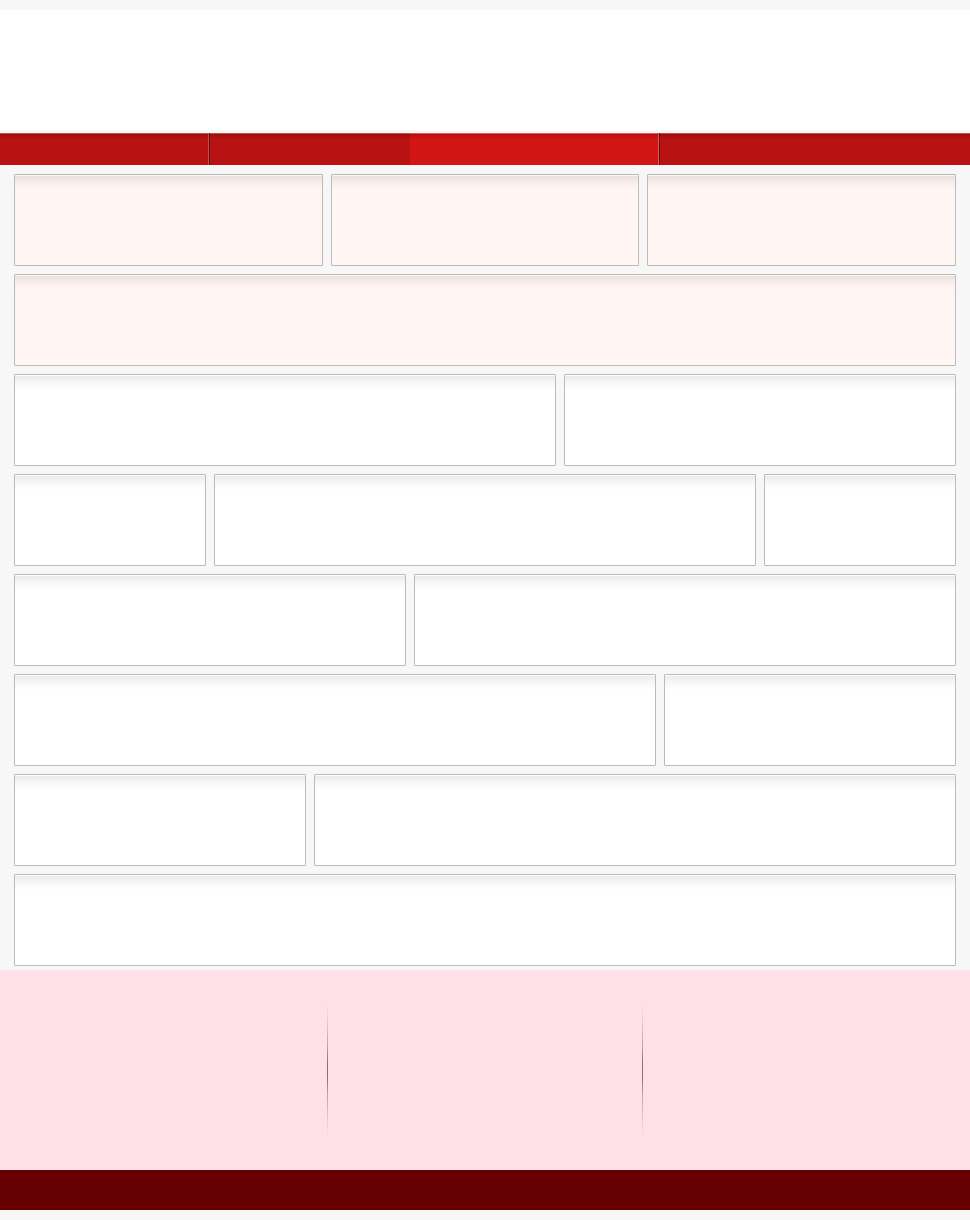
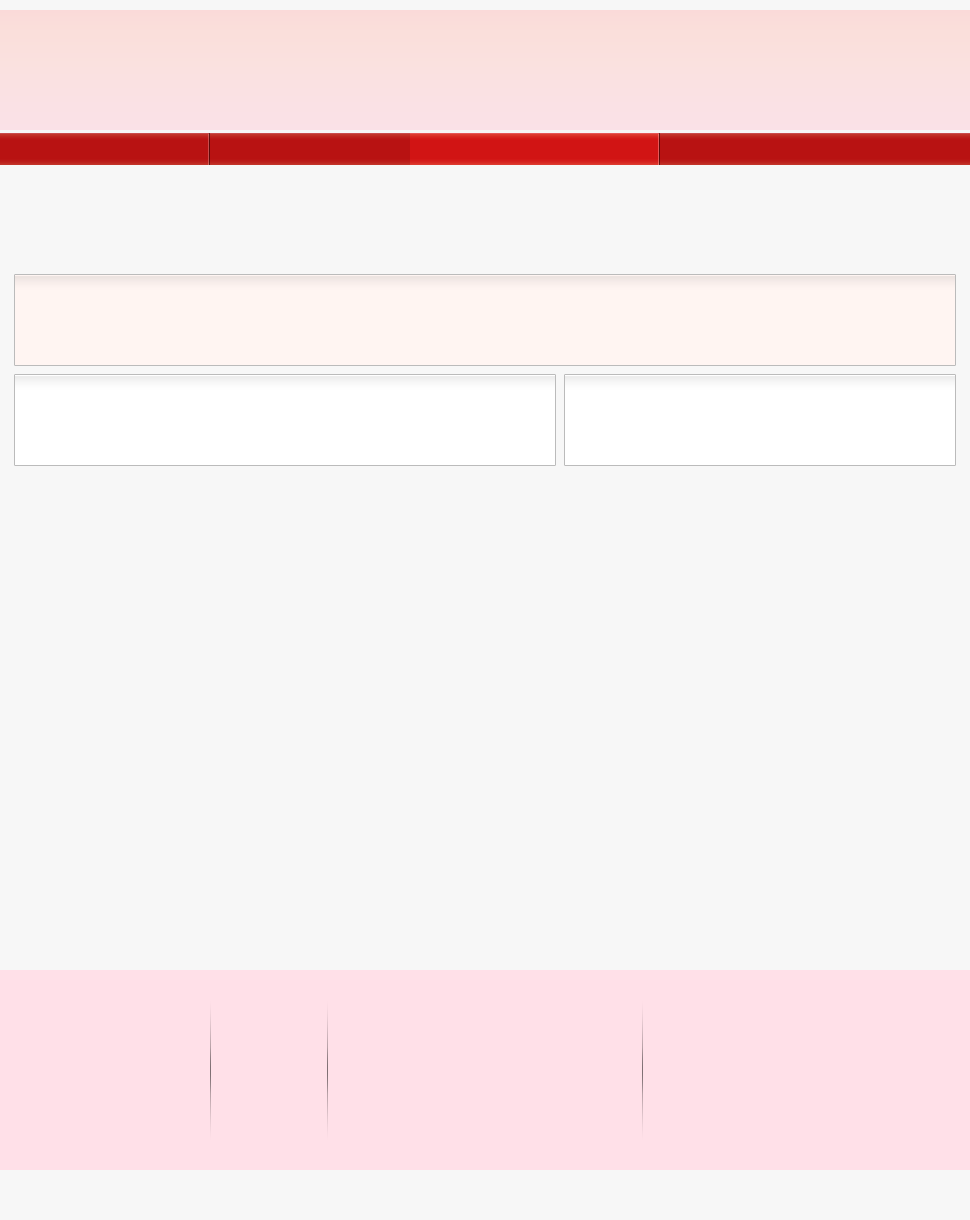
Two versions of the same layered image (970x1220). Layer-by-layer changes:
painted on "header" over (0, 10, 970, 130)
removed layer "header boxes" over (15, 175, 955, 265)
removed layer "footer" over (0, 1170, 970, 1210)
removed layer "sms" over (15, 475, 955, 565)
removed layer "tsm" over (15, 575, 955, 665)
removed layer "mms" over (15, 675, 955, 765)
removed layer "smm" over (15, 775, 955, 865)
removed layer "mmm" over (15, 875, 955, 965)
